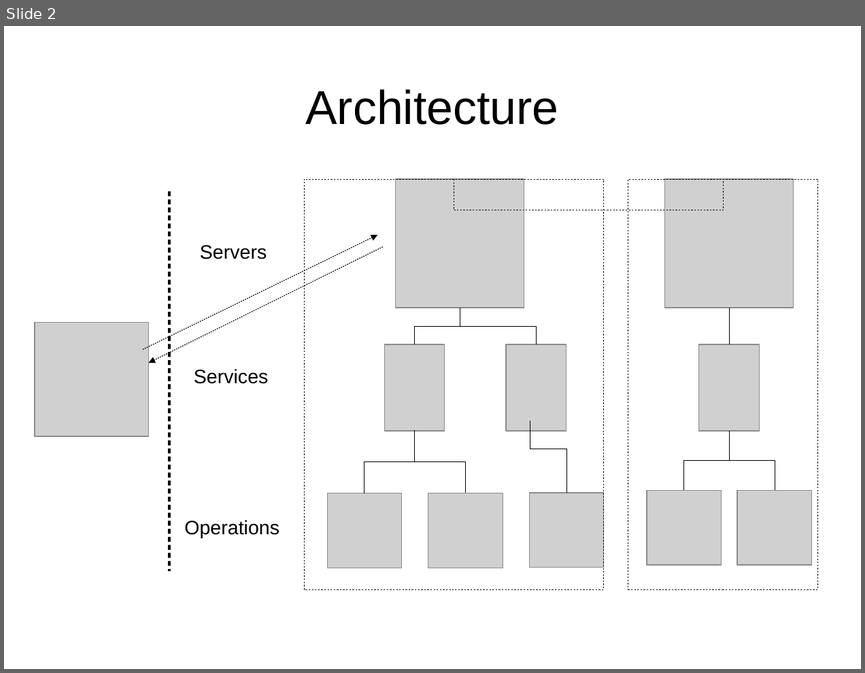
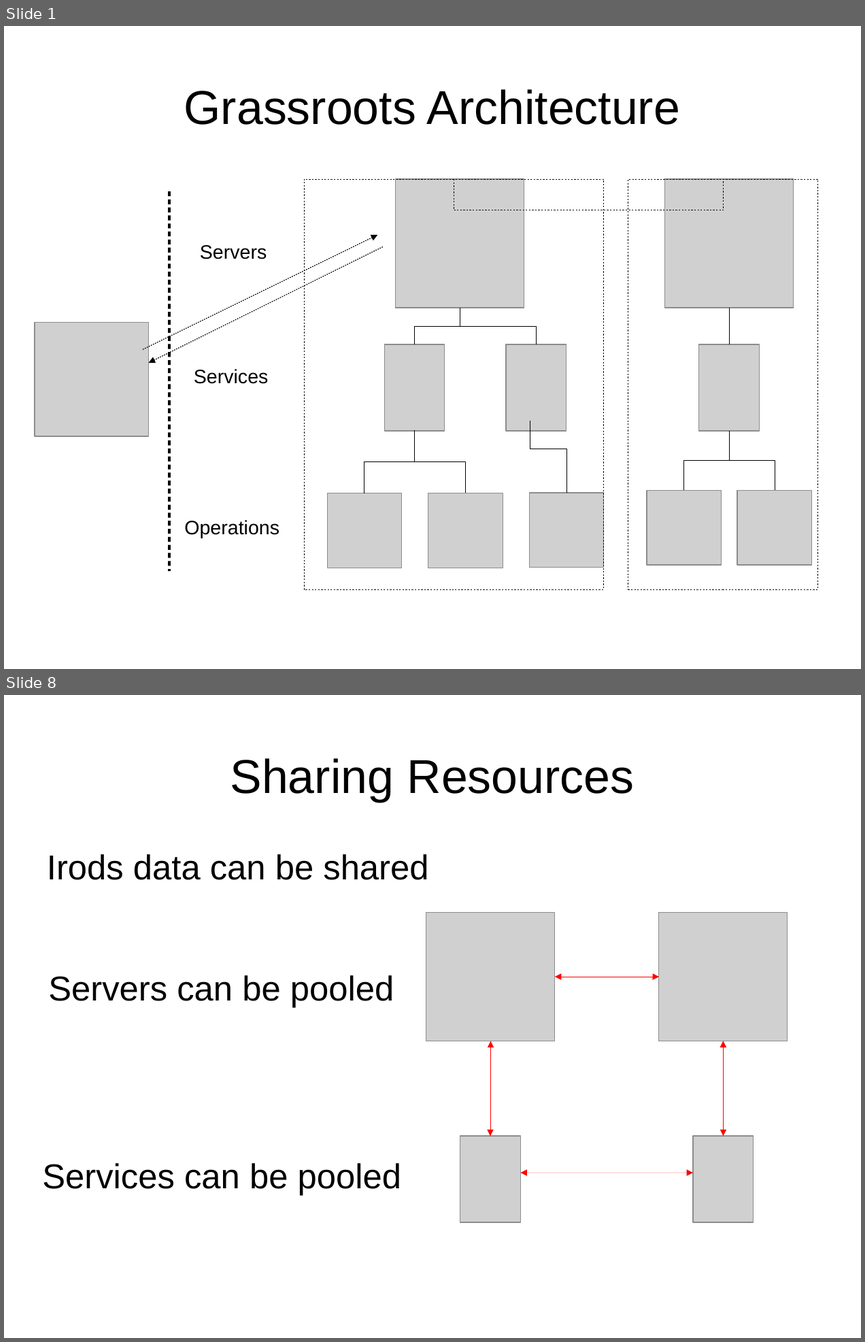
Before and after one commit to TGAC/grassroots-api, a slide deck: docs/presentations/grassroots.odp. Shown one above the other, each under a label of ours: slide 2 before the commit, slides 1 and 8 after it; the slides between them are not shown. The pictures are 865x673 and 865x1342 pixels, drawn with LibreOffice and Linux fonts; fonts in the diff are those of the drawing; grey boxes stand for pictures. Boxes give left, top, right and bottom in pixels: in the first picture for what was removed or moved away, otherwise in the second. Text is boxed around its words. In the diff, an @@ line names an element or a change of style, - is before the commit and + after.

```diff
--- a/docs/presentations/grassroots.odp
+++ b/docs/presentations/grassroots.odp
@@ slide 8 added at bbox=[4, 695, 861, 1338], background #FFFFFF @@
@@ title added at bbox=[230, 758, 634, 802], 44 pt, text #000000 @@
+Sharing Resources
@@ text added at bbox=[47, 854, 428, 880], 32 pt, text #000000 @@
+Irods data can be shared
@@ text added at bbox=[48, 975, 394, 1007], 32 pt, text #000000 @@
+Servers can be pooled
@@ group added at bbox=[426, 913, 788, 1222]: 4 pictures, 3 elbow double arrows @@
@@ text added at bbox=[42, 1163, 402, 1195], 32 pt, text #000000 @@
+Services can be pooled
@@ double arrow added from (520, 1172) to (693, 1172), #FF0000 0 pt @@
@@ what was slide 2 is now slide 1 @@
@@ slide 1 changed as well @@
@@ title at bbox=[184, 89, 680, 125]: text changed @@
-Architecture
+Grassroots Architecture
```
Also in this commit, not shown: 13 other slides added, 1 slide removed, 8 other files.
